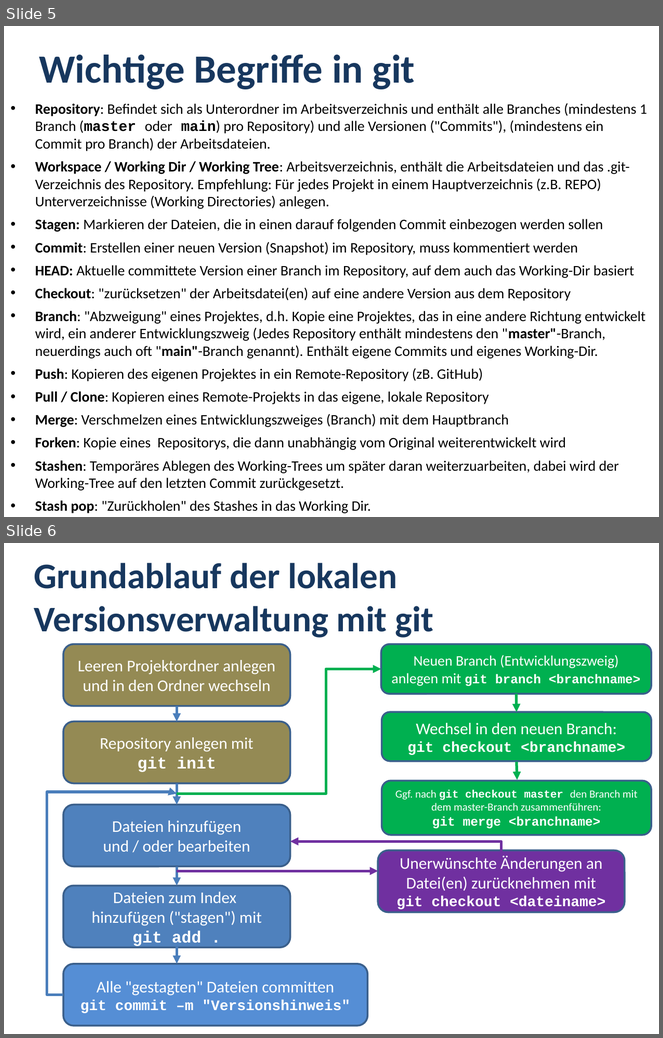
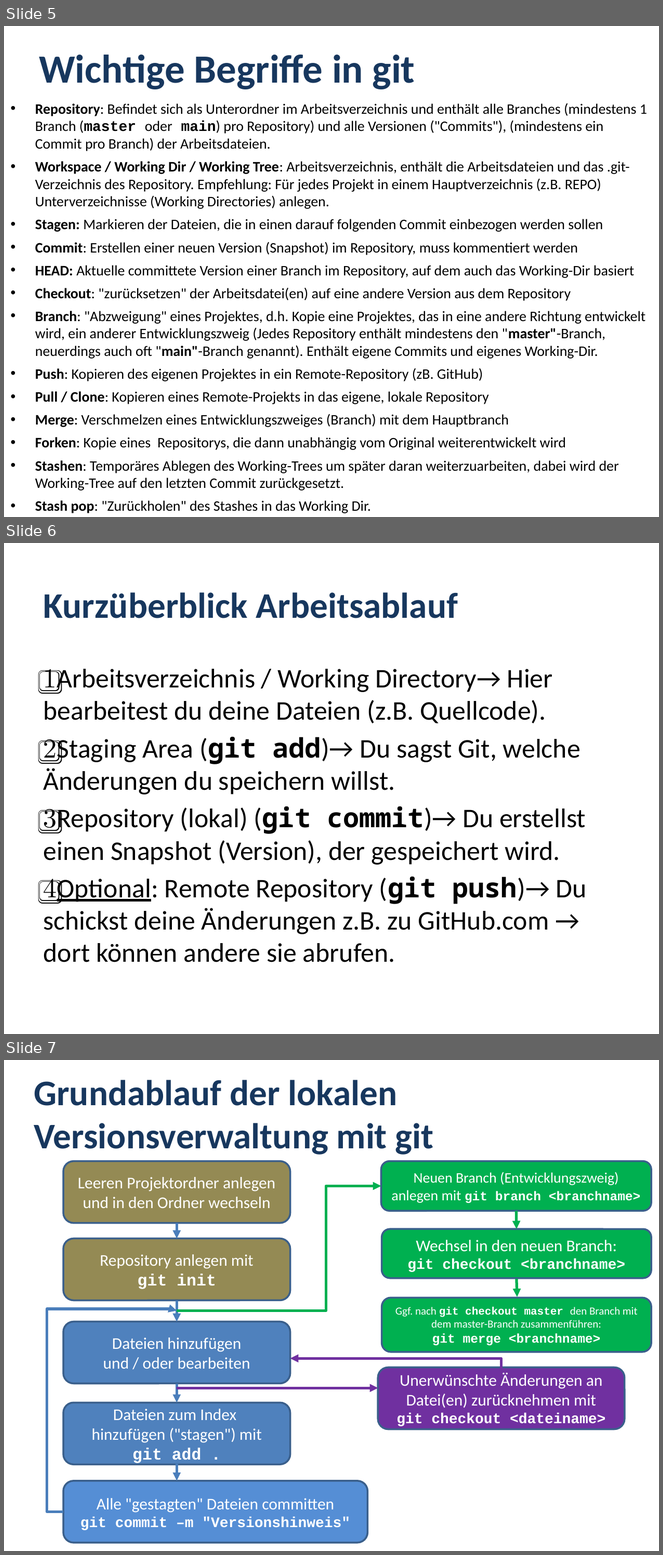
Before and after one commit to MickyRoth/Presentations, a slide deck: Git.pptx. Shown one above the other, each under a label of ours: slides 5 and 6 before the commit, slides 5, 6 and 7 after it. The pictures are 663x1038 and 663x1555 pixels, drawn with LibreOffice and Linux fonts; fonts in the diff are those of the drawing; background and template pictures are left out. Boxes give left, top, right and bottom in pixels: in the first picture for what was removed or moved away, otherwise in the second. Text is boxed around its words. In the diff, an @@ line names an element or a change of style, - is before the commit and + after.

```diff
--- a/Git.pptx
+++ b/Git.pptx
@@ slide 6 added at [4,543,659,1034], background #FFFFFF @@
@@ title added at [44,592,458,618], 39.6 pt, text #17375E, bold @@
+Kurzüberblick Arbeitsablauf
@@ text added at [44,669,587,963], 29.6 pt, text #000000 @@
+1️⃣Arbeitsverzeichnis / Working Directory→ Hier bearbeitest du deine Dateien (z.B. Quellcode).
+2️⃣Staging Area (git add)→ Du sagst Git, welche Änderungen du speichern willst.
+3️⃣Repository (lokal) (git commit)→ Du erstellst einen Snapshot (Version), der gespeichert wird.
+4️⃣Optional: Remote Repository (git push)→ Du schickst deine Änderungen z.B. zu GitHub.com → dort können andere sie abrufen.
@@ what was slide 6 is now slide 7 @@
```
Also in this commit, not shown: 4 slides changed, 1 other file.
